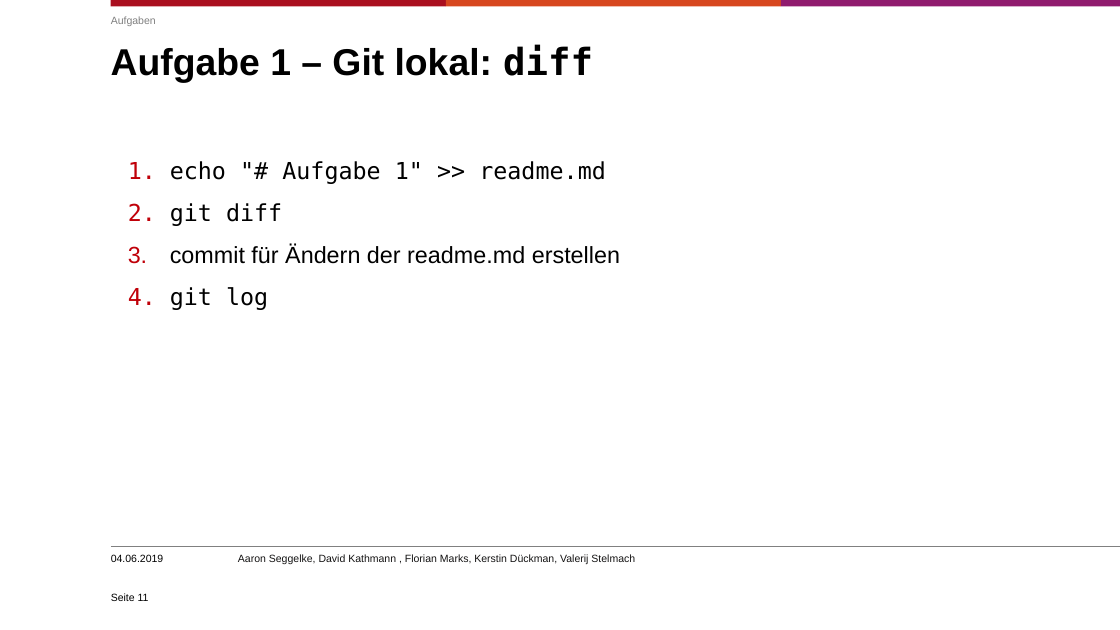
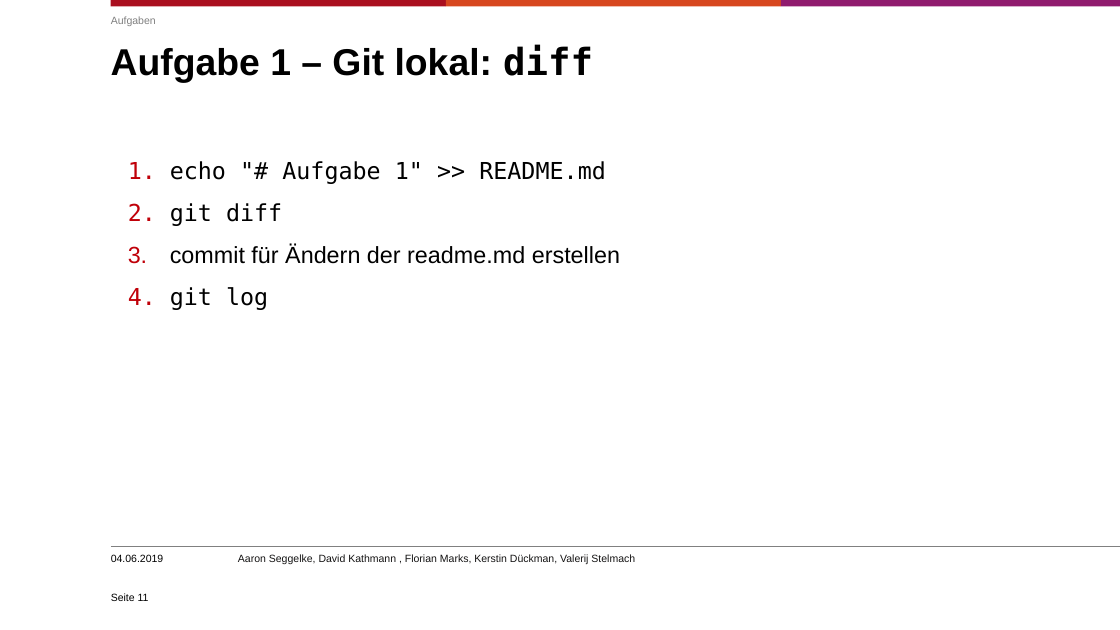
Before and after one commit to git-kurs/git-kurs, a slide deck: slide 11 of git-kurs.pptx. Drawn at 1120x630 pixels with LibreOffice and Linux fonts; fonts in the diff are those of the drawing; background and template pictures are left out. Boxes give left, top, right and bottom in pixels: in the first picture for what was removed or moved away, otherwise in the second. Text is boxed around its words. In the diff, an @@ line names an element or a change of style, - is before the commit and + after.

Commit message:
Updated presentation

```diff
--- a/git-kurs.pptx
+++ b/git-kurs.pptx
@@ text at [170,161,606,184]: text changed @@
-  1. echo "# Aufgabe 1" >> readme.md
+  1. echo "# Aufgabe 1" >> README.md
```
Also in this commit, not shown: 1 other slide changed, 1 other file.
